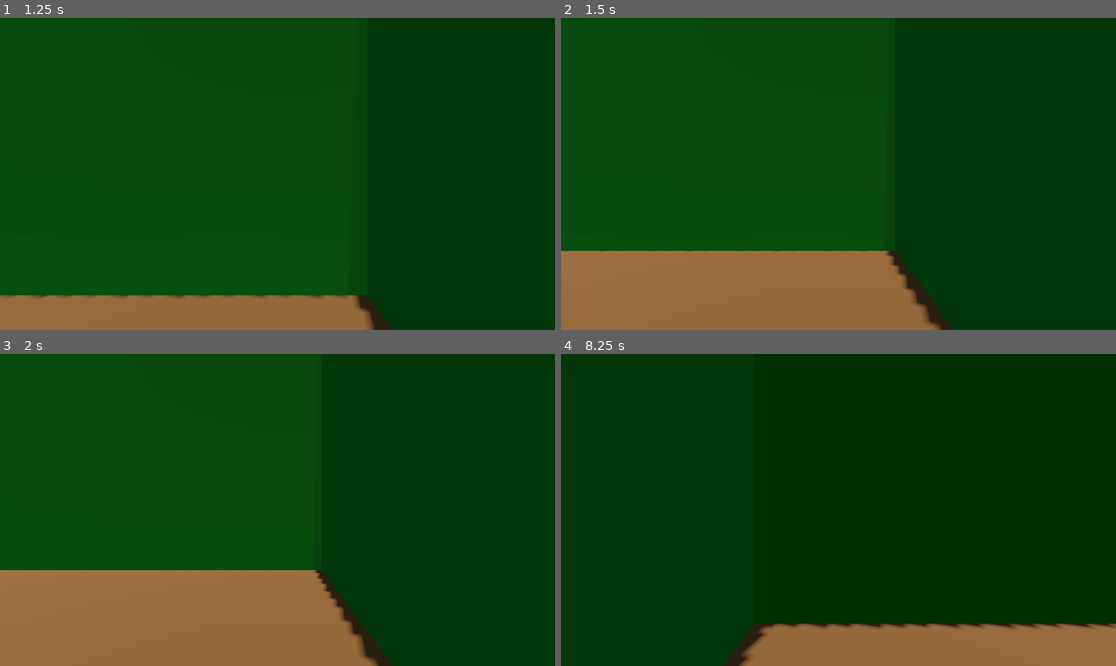
Above: before the commit, frames 1-4 (two rows, left to right).
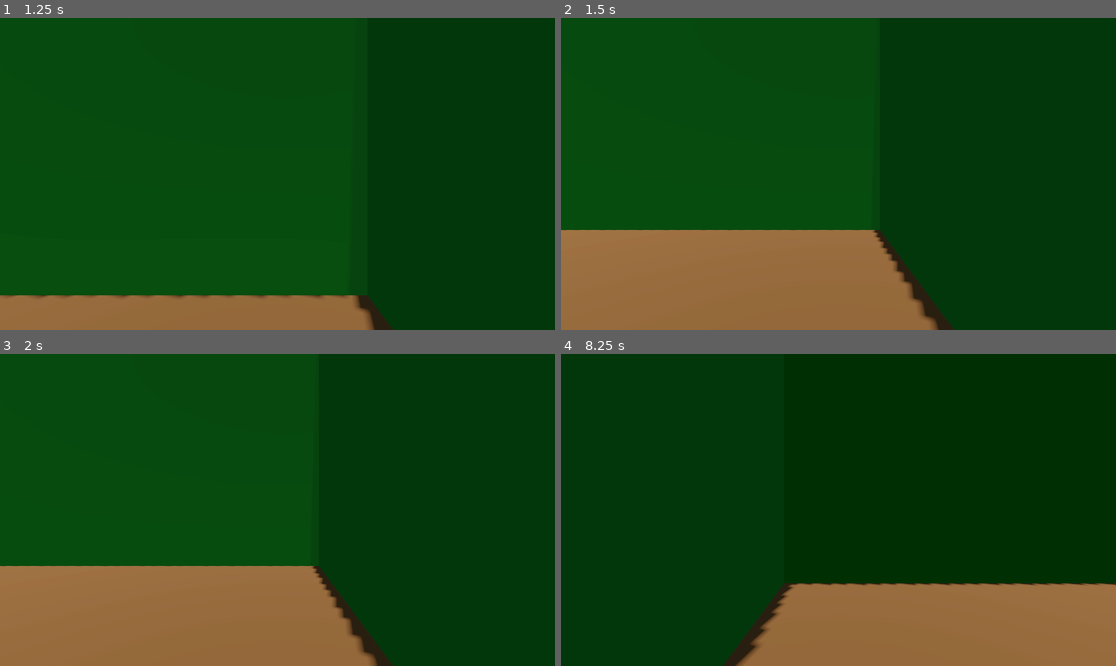
Above: after the commit, the same moments.

Repository: Z-Graham/Maze_walker
Game: Godot game, scene res://Mazes/maze_1/maze_1.tscn
Two runs of this game, one before a commit and one after it. Both use one fixed random seed, a clock stepped at 60 frames per second and the inputs below.
Inputs:
- Up to frame 1 (1.25 s): tap Enter at 0.5 s; hold D (turn_right) from 0.53 s (still down)
- Up to frame 2 (1.5 s): release D (turn_right) at 1.28 s; hold S (move_backward) from 1.28 s (still down)
- Up to frame 3 (2 s): keep holding S (move_backward)
- Up to frame 4 (8.25 s): tap Space at 2, 3.5, 5.75 s; release S (move_backward) at 2.03 s; hold D (turn_right) 2.03-2.78 s; tap Enter at 2.75, 5 s; hold W (move_forward) 2.78-3.53 s; hold A (turn_left) 3.53-5.03 s; hold S (move_backward) 5.03-5.78 s; hold D (turn_right) 5.78-6.53 s; hold W (move_forward) 6.53-7.28 s; hold D (turn_right) 7.28-8.03 s; hold S (move_backward) from 8.03 s (still down)

Frame 1 is identical in both runs. In frame 2, 4.2% of the frame differs, in the area x 0-69%, y 67-100%; in frame 3, 0.9%; in frame 4, 8.9%, in the area x 31-100%, y 73-100%.

Commit message:
upped player speed

Diff:
--- a/Mazes/maze_1/maze_1.gd
+++ b/Mazes/maze_1/maze_1.gd
@@ -12,9 +12,6 @@
 
 
 
-
-
-
 func _on_puzzle_1_check(red: Variant, blue: Variant, green: Variant) -> void:
 	if red==keyR and blue==keyB and green==keyG:
 		print("you win")
--- a/Mazes/maze_1/maze_1.tscn
+++ b/Mazes/maze_1/maze_1.tscn
@@ -230,6 +230,7 @@
 
 [node name="Player" parent="." unique_id=2344008 instance=ExtResource("1_itefq")]
 transform = Transform3D(1, 0, 0, 0, 1, 0, 0, 0, 1, 22.30139, 1.0256276, 23.228952)
+speed = 10
 
 [node name="Puzzle_1" parent="." unique_id=890264653 instance=ExtResource("3_tdc2l")]
 visible = false
--- a/Player/player.gd
+++ b/Player/player.gd
@@ -73,21 +73,21 @@
 func _on_area_3d_body_entered(body: Node3D) -> void:
 	if moving_forward:
 		if direction=='left':
-			global_position.x+=0.25
+			global_position.x+=0.5
 		elif direction=='right':
-			global_position.x-=0.25
+			global_position.x-=0.5
 		elif direction=='forward':
-			global_position.z+=0.25
+			global_position.z+=0.5
 		elif direction=='back':
-			global_position.z-=0.25
+			global_position.z-=0.5
 	elif moving_back:
 		if direction=='left':
-			global_position.x-=0.25
+			global_position.x-=0.5
 		elif direction=='right':
-			global_position.x+=0.25
+			global_position.x+=0.5
 		elif direction=='forward':
-			global_position.z-=0.25
+			global_position.z-=0.5
 		elif direction=='back':
-			global_position.z+=0.25
+			global_position.z+=0.5
 	if 'door' in body.get_groups():
 		hit_end.emit()
